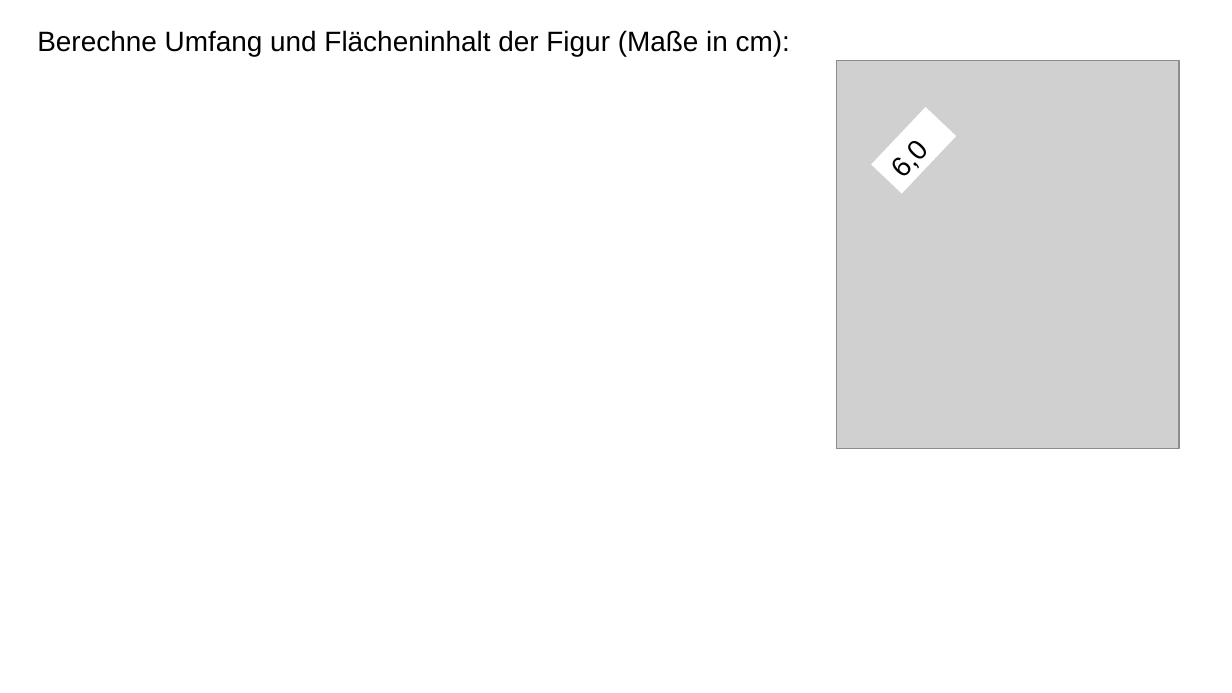
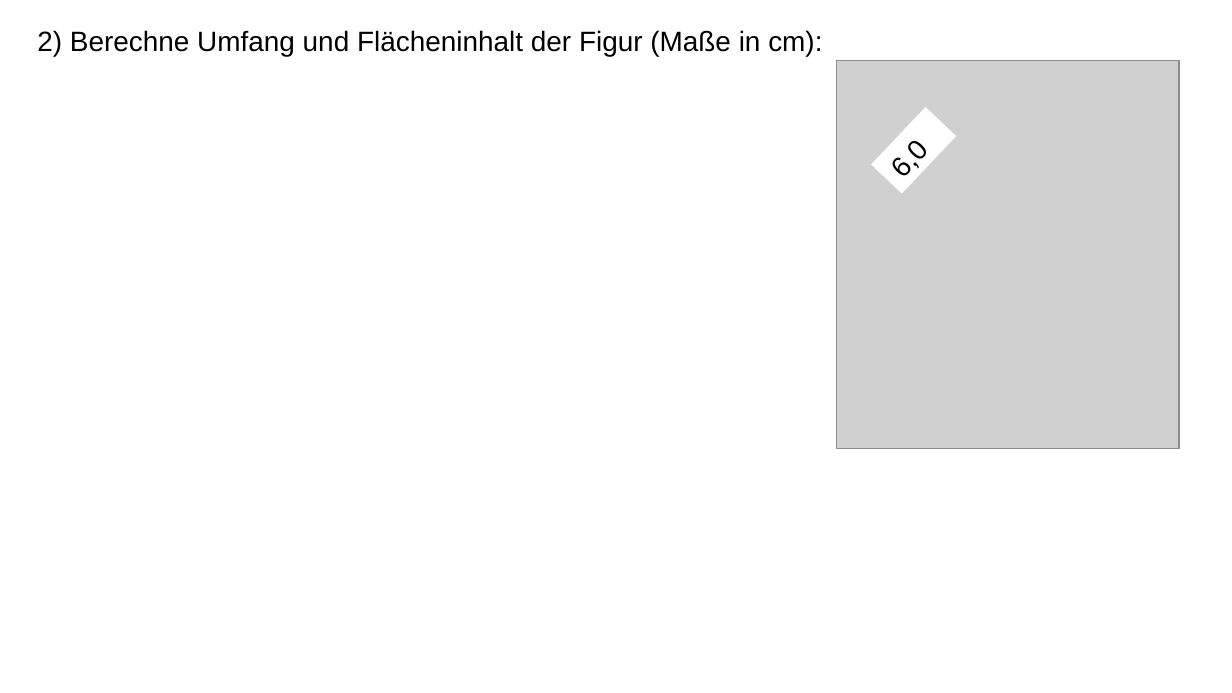
Before and after one commit to bearums/teaching, a slide deck: slide 3 of B5/Mathe/2024/D12/Messen_in_Gelände/Sachaufgaben.odp. Drawn at 1232x693 pixels with LibreOffice and Linux fonts; fonts in the diff are those of the drawing; grey boxes stand for pictures. Boxes give left, top, right and bottom in pixels: in the first picture for what was removed or moved away, otherwise in the second. Text is boxed around its words. In the diff, an @@ line names an element or a change of style, - is before the commit and + after.

```diff
--- a/B5/Mathe/2024/D12/Messen_in_Gelände/Sachaufgaben.odp
+++ b/B5/Mathe/2024/D12/Messen_in_Gelände/Sachaufgaben.odp
@@ text at (x1=37, y1=30, x2=822, y2=56): text changed @@
-Berechne Umfang und Flächeninhalt der Figur (Maße in cm):
+2) Berechne Umfang und Flächeninhalt der Figur (Maße in cm):
```
Also in this commit, not shown: 3 other slides changed, 1 slide added, 1 slide removed, 10 other files.
